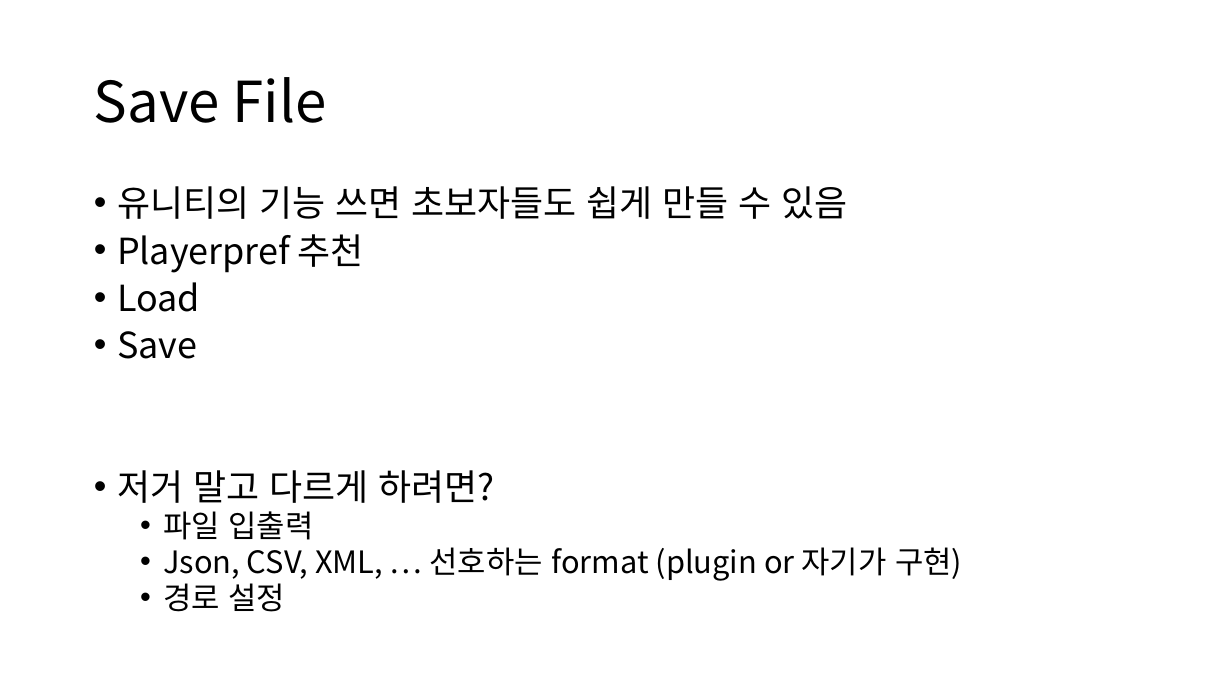
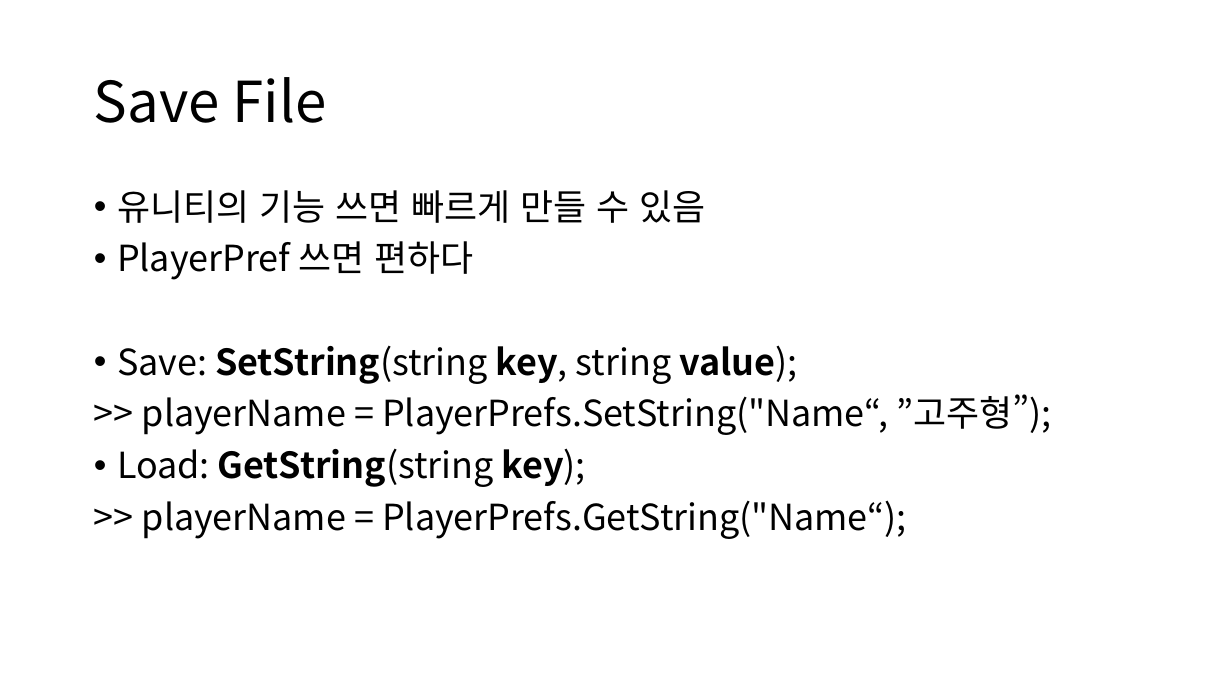
Before and after one commit to IamGroooooot/cien-unity-2019, a slide deck: slide 25 of 3주차.pptx (slide 18 before the commit). Drawn at 1232x693 pixels with LibreOffice and Linux fonts; fonts in the diff are those of the drawing. Boxes give left, top, right and bottom in pixels: in the first picture for what was removed or moved away, otherwise in the second. Text is boxed around its words. In the diff, an @@ line names an element or a change of style, - is before the commit and + after.

```diff
--- a/3주차.pptx
+++ b/3주차.pptx
@@ text at (117, 190, 1051, 539): text changed @@
-• 유니티의 기능 쓰면 초보자들도 쉽게 만들 수 있음
-• Playerpref 추천
-• Load
-• Save
-• 저거 말고 다르게 하려면?
-  • 파일 입출력
-  • Json, CSV, XML, … 선호하는 format (plugin or 자기가 구현)
-  • 경로 설정
+• 유니티의 기능 쓰면 빠르게 만들 수 있음
+• PlayerPref 쓰면 편하다
+• Save: SetString(string key, string value);
+>> playerName = PlayerPrefs.SetString("Name“, ”고주형”);
+• Load: GetString(string key);
+>> playerName = PlayerPrefs.GetString("Name“);
```
Also in this commit, not shown: 11 other slides changed, 11 slides added.
